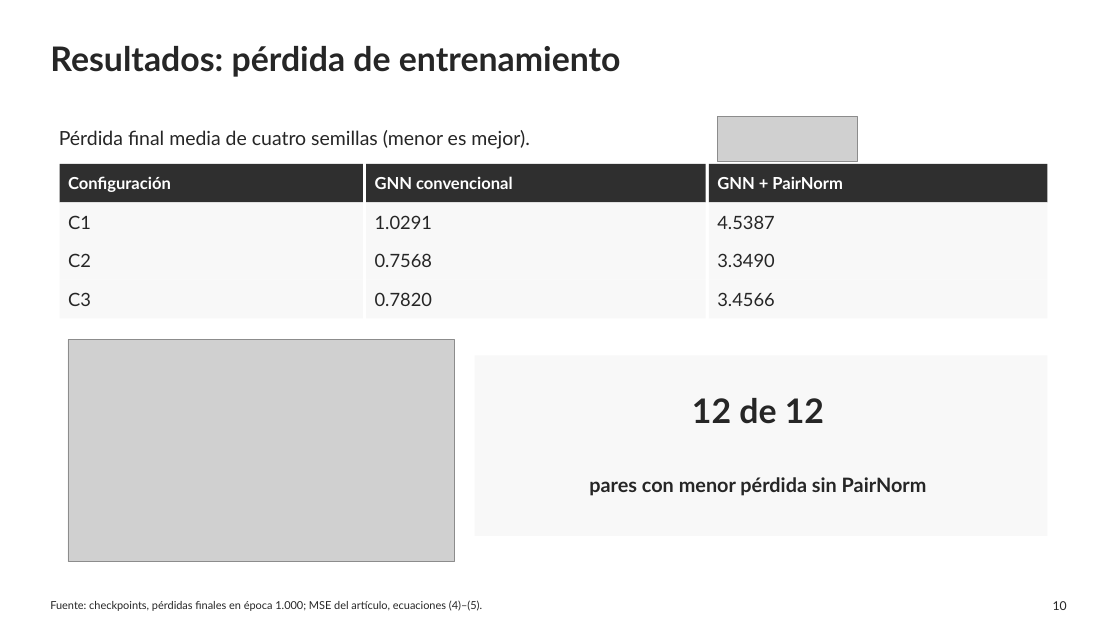
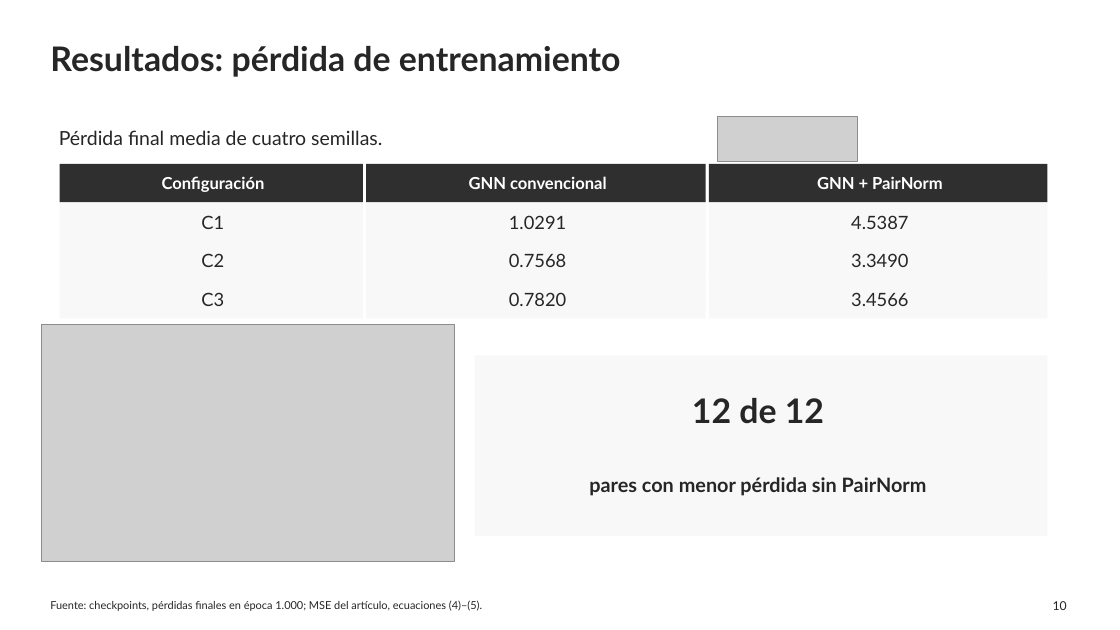
Before and after one commit to WeimarArenas/Proyecto-Grafos, a slide deck: slide 10 of Presentacion_Backward_Oversmoothing.pptx. Drawn at 1120x630 pixels with LibreOffice and Linux fonts; fonts in the diff are those of the drawing; grey boxes stand for pictures. Boxes give left, top, right and bottom in pixels: in the first picture for what was removed or moved away, otherwise in the second. Text is boxed around its words. In the diff, an @@ line names an element or a change of style, - is before the commit and + after.

```diff
--- a/Presentacion_Backward_Oversmoothing.pptx
+++ b/Presentacion_Backward_Oversmoothing.pptx
@@ text at (x1=59, y1=130, x2=382, y2=145): text changed @@
-Pérdida final media de cuatro semillas (menor es mejor).
+Pérdida final media de cuatro semillas.
@@ alignment left to centre in 12 elements at (x1=162, y1=176, x2=265, y2=192), (x1=469, y1=176, x2=607, y2=189), (x1=817, y1=176, x2=943, y2=189), (x1=201, y1=215, x2=224, y2=229), (x1=509, y1=215, x2=566, y2=229), (x1=851, y1=215, x2=908, y2=229), (x1=201, y1=253, x2=224, y2=267), (x1=509, y1=253, x2=566, y2=267), (x1=851, y1=253, x2=908, y2=267), (x1=201, y1=292, x2=224, y2=306), (x1=509, y1=292, x2=566, y2=306), (x1=851, y1=292, x2=908, y2=306) @@
@@ picture resized from (x1=68, y1=339, x2=455, y2=562) to (x1=41, y1=324, x2=455, y2=562) @@
```
Also in this commit, not shown: 8 other slides changed.
